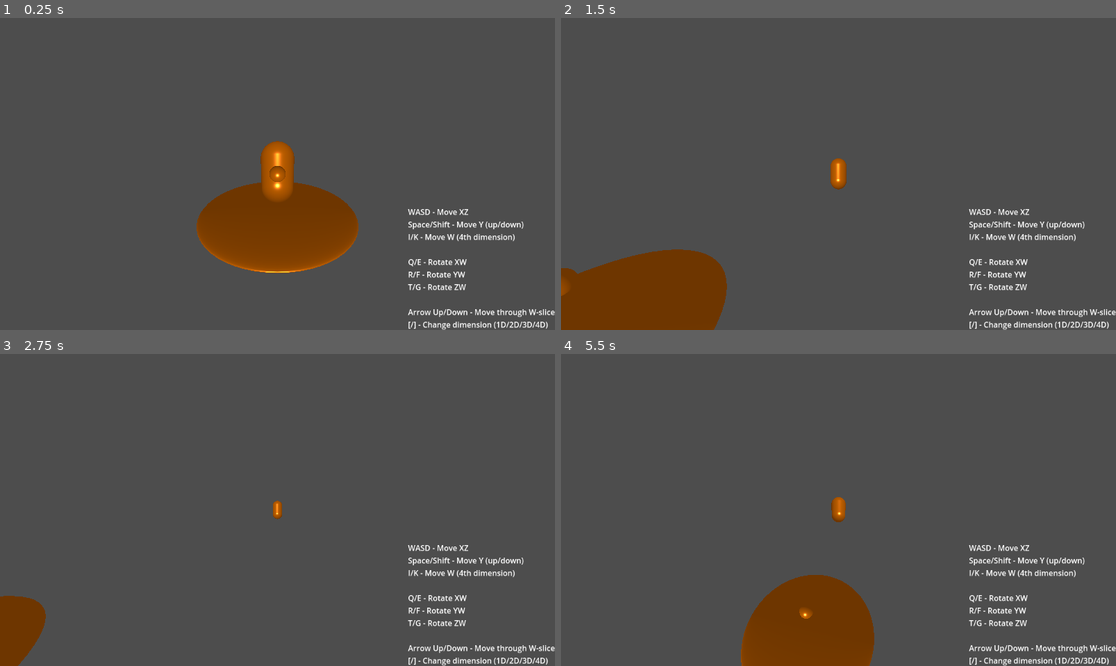
Above: before the commit, frames 1-4 (two rows, left to right).
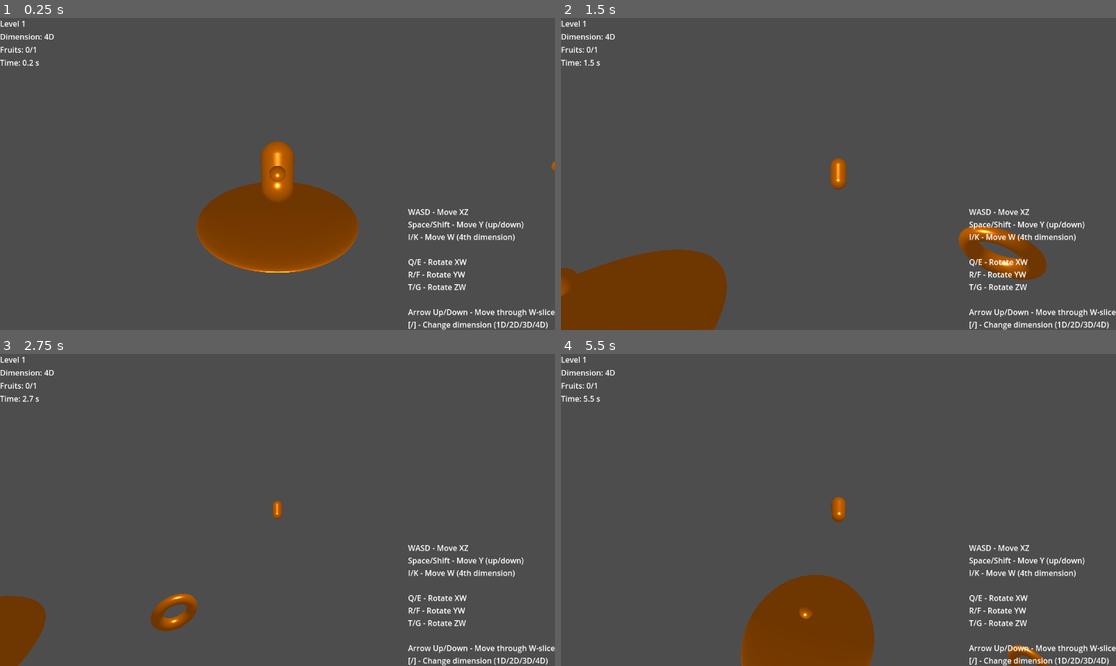
Above: after the commit, the same moments.

Repository: Iroguin/Hyperulottoukkavuus
Game: Godot game, scene res://scenes/main.tscn
The game is run twice, just before and just after one commit, with the same random seed, the same clock (stepped at 60 frames per second) and the same inputs.
Inputs:
- Up to frame 1 (0.25 s): no input
- Up to frame 2 (1.5 s): tap Enter (ui_accept) at 0.5, 0.77 s; hold D 0.53-1.28 s; hold W (forw_3d) 0.53-1.28 s; hold Down from 1.28 s (still down); tap Q at 1.35 s
- Up to frame 3 (2.75 s): tap Enter (ui_accept) at 1.52 s; release Down at 2.03 s; hold D from 2.03 s (still down); hold E from 2.03 s (still down)
- Up to frame 4 (5.5 s): release D at 2.78 s; release E at 2.78 s; hold Up 2.78-3.53 s; tap R at 2.85 s; tap Enter (ui_accept) at 3.02, 3.77, 4.25, 4.52, 5 s; hold Space 3.53-4.28 s; hold A 3.53-5.03 s; tap Shift at 4.35 s; hold Down from 5.03 s (still down); hold I from 5.03 s (still down)

The runs differ from the first frame. In frame 1, 0.3% of the frame differs, in the area x 0-100%, y 0-50%; in frame 2, 1.9%, in the area x 0-88%, y 0-84%; in frame 3, 0.9%; in frame 4, 0.5%.

Commit message:
simple gameplay loop

Diff:
--- a/scenes/dimensiona_fruit.tscn
+++ /dev/null
@@ -1,7 +0,0 @@
-[gd_scene load_steps=2 format=3 uid="uid://cyeituw3e35fm"]
-
-[ext_resource type="Script" uid="uid://dnt03okasiqj6" path="res://scripts/4d/dimensional_fruit_4d.gd" id="1_eys3u"]
-
-[node name="Dimensiona_fruit" type="Node3D"]
-script = ExtResource("1_eys3u")
-metadata/_custom_type_script = "uid://c48md6rbj6hqm"
--- /dev/null
+++ b/scenes/dimensional_fruit.tscn
@@ -0,0 +1,20 @@
+[gd_scene load_steps=5 format=3 uid="uid://cfkwef15s8ye6"]
+
+[ext_resource type="PackedScene" uid="uid://dqcrq7br8jfhl" path="res://scenes/object_4d.tscn" id="1_xf3mr"]
+[ext_resource type="Script" uid="uid://dnt03okasiqj6" path="res://scripts/4d/dimensional_fruit_4d.gd" id="2_k1e1a"]
+
+[sub_resource type="StandardMaterial3D" id="StandardMaterial3D_3wish"]
+albedo_color = Color(1, 0.84313726, 0, 1)
+metallic = 1.0
+emission_enabled = true
+emission = Color(1, 0.84313726, 0, 1)
+emission_energy_multiplier = 2.0
+
+[sub_resource type="TorusMesh" id="TorusMesh_jwl40"]
+material = SubResource("StandardMaterial3D_3wish")
+
+[node name="DimensionalFruit" instance=ExtResource("1_xf3mr")]
+script = ExtResource("2_k1e1a")
+
+[node name="MeshInstance3D" parent="." index="0"]
+mesh = SubResource("TorusMesh_jwl40")
--- /dev/null
+++ b/scenes/level_ui.tscn
@@ -0,0 +1,31 @@
+[gd_scene load_steps=2 format=3 uid="uid://chd6hcfb5m7lf"]
+
+[ext_resource type="Script" uid="uid://dufl1dsmrli75" path="res://scripts/level_ui.gd" id="1_exbfu"]
+
+[node name="LevelUI" type="CanvasLayer"]
+script = ExtResource("1_exbfu")
+
+[node name="MarginContainer" type="MarginContainer" parent="."]
+anchors_preset = 15
+anchor_right = 1.0
+anchor_bottom = 1.0
+grow_horizontal = 2
+grow_vertical = 2
+
+[node name="VBoxContainer" type="VBoxContainer" parent="MarginContainer"]
+layout_mode = 2
+
+[node name="LevelNameLabel" type="Label" parent="MarginContainer/VBoxContainer"]
+layout_mode = 2
+
+[node name="DimensionLabel" type="Label" parent="MarginContainer/VBoxContainer"]
+layout_mode = 2
+
+[node name="FruitsLabel" type="Label" parent="MarginContainer/VBoxContainer"]
+layout_mode = 2
+
+[node name="TimeLabel" type="Label" parent="MarginContainer/VBoxContainer"]
+layout_mode = 2
+
+[node name="completion" type="Label" parent="MarginContainer"]
+layout_mode = 2
--- a/scenes/main.tscn
+++ b/scenes/main.tscn
@@ -1,10 +1,13 @@
-[gd_scene load_steps=7 format=3 uid="uid://c0hmknqdflv5u"]
+[gd_scene load_steps=10 format=3 uid="uid://c0hmknqdflv5u"]
 
 [ext_resource type="Script" uid="uid://ou2lhy6du72m" path="res://scripts/4d/dimension_manager_4d.gd" id="1_0wfyh"]
 [ext_resource type="PackedScene" uid="uid://dqcrq7br8jfhl" path="res://scenes/object_4d.tscn" id="2_0wfyh"]
 [ext_resource type="PackedScene" uid="uid://cp6vuyvhc8q7" path="res://scenes/Player_4d.tscn" id="3_jyhfs"]
 [ext_resource type="Script" uid="uid://caut3exbhkfrr" path="res://scripts/tester.gd" id="3_sugp2"]
+[ext_resource type="PackedScene" uid="uid://cfkwef15s8ye6" path="res://scenes/dimensional_fruit.tscn" id="4_tefeu"]
 [ext_resource type="Script" uid="uid://b5735vw5qn6o" path="res://scripts/4d/camera_4d_follow.gd" id="5_tbgi4"]
+[ext_resource type="Script" uid="uid://co36lml6hwiel" path="res://scripts/level_manager.gd" id="7_o6xl0"]
+[ext_resource type="PackedScene" uid="uid://chd6hcfb5m7lf" path="res://scenes/level_ui.tscn" id="8_tipki"]
 
 [sub_resource type="Environment" id="Environment_jyhfs"]
 
@@ -27,6 +30,10 @@
 
 [node name="obstacle_4d" parent="objects" instance=ExtResource("2_0wfyh")]
 transform = Transform3D(10, 0, 0, 0, 1, 0, 0, 0, 10, 0, -1.322259, 0)
+
+[node name="DimensionalFruit" parent="objects" instance=ExtResource("4_tefeu")]
+transform = Transform3D(1, 0, 0, 0, 1, 0, 0, 0, 1, 10, 0, 0)
+position_4d = Vector4(10, 0, 0, 0)
 
 [node name="tester" type="Node3D" parent="."]
 script = ExtResource("3_sugp2")
@@ -52,3 +59,9 @@
 
 Arrow Up/Down - Move through W-slice
 [/] - Change dimension (1D/2D/3D/4D)"
+
+[node name="LevelManager" type="Node" parent="."]
+script = ExtResource("7_o6xl0")
+metadata/_custom_type_script = "uid://co36lml6hwiel"
+
+[node name="LevelUI" parent="." instance=ExtResource("8_tipki")]
--- a/scripts/4d/dimensional_fruit_4d.gd
+++ b/scripts/4d/dimensional_fruit_4d.gd
@@ -2,4 +2,99 @@
 extends Object4D
 class_name DimensionalFruit
 
-pass
+signal collected(by_player: Player4D)
+
+@export var required_dimension := 4  # Which dimension must player be in to collect
+@export var rotation_speed := 2.0
+@export var bob_speed := 2.0
+@export var bob_height := 0.3
+
+var is_collected := false
+var initial_y: float
+
+func _ready():
+	super._ready()
+	initial_y = position_4d.y
+
+	# Set collision radius smaller for precise collection
+	collision_radius_4d = 0.5
+
+	print("Dimensional Fruit spawned at: ", position_4d)
+	print("  Required dimension: ", required_dimension)
+
+func _process(delta):
+	if is_collected:
+		return
+
+	# Visual effects - rotate and bob
+	if mesh_instance:
+		mesh_instance.rotate_y(rotation_speed * delta)
+
+		# Bob up and down
+		var bob_offset = sin(Time.get_ticks_msec() / 1000.0 * bob_speed) * bob_height
+		position_4d.y = initial_y + bob_offset
+
+func on_collision(other: Object4D):
+	if is_collected:
+		return
+
+	# Check if it's the player
+	if not other is Player4D:
+		return
+
+	var player = other as Player4D
+
+	# Check if player is in the correct dimension
+	var current_dim = GameWorld4D.dimension_manager.current_dimension
+
+	if current_dim == required_dimension:
+		collect(player)
+	else:
+		print("Fruit requires dimension ", required_dimension, " but player is in dimension ", current_dim)
+
+func collect(player: Player4D):
+	if is_collected:
+		return
+
+	is_collected = true
+	print("Fruit collected by ", player.name)
+
+	# Visual feedback
+	play_collection_effect()
+
+	# Emit signal
+	collected.emit(player)
+
+	# Remove from world after effect
+	await get_tree().create_timer(0.5).timeout
+	queue_free()
+
+func play_collection_effect():
+	# Scale up and fade out effect
+	if mesh_instance:
+		var tween = create_tween()
+		tween.set_parallel(true)
+		tween.tween_property(mesh_instance, "scale", Vector3(2, 2, 2), 0.5)
+
+		# Optional: Add material fade if you want
+		var material = mesh_instance.get_surface_override_material(0)
+		if material and material is StandardMaterial3D:
+			tween.tween_property(material, "albedo_color:a", 0.0, 0.5)
+
+	# Play sound effect (if you have one)
+	# $AudioStreamPlayer3D.play()
+
+func set_required_dimension(dim: int):
+	required_dimension = clamp(dim, 1, 4)
+	update_visual_for_dimension()
+
+func update_visual_for_dimension():
+	# Optional: Change color based on required dimension
+	if mesh_instance:
+		var material = mesh_instance.get_surface_override_material(0)
+		if material and material is StandardMaterial3D:
+			match required_dimension:
+				1: material.albedo_color = Color.RED
+				2: material.albedo_color = Color.GREEN
+				3: material.albedo_color = Color.BLUE
+				4: material.albedo_color = Color.YELLOW
--- a/scripts/level_manager.gd
+++ b/scripts/level_manager.gd
@@ -2,4 +2,122 @@
 extends Node
 class_name LevelManager
 
-pass # THIS IS NICE TO HAVE FEATURE DONT DEVELOP
+signal level_completed(time: float, dimension_switches: int)
+signal fruit_collected
+
+@export var level_name := "Level 1"
+@export var next_level_scene: PackedScene
+
+var player: Player4D
+var fruits: Array[DimensionalFruit] = []
+var fruits_collected := 0
+var total_fruits := 0
+
+var level_start_time := 0.0
+var level_time := 0.0
+var dimension_switches := 0
+var is_level_complete := false
+
+func _ready():
+	add_to_group("level_manager")
+	print("=== Level Manager Ready ===")
+	print("Level: ", level_name)
+
+	# Find player
+	await get_tree().process_frame  # Wait one frame for everything to initialize
+	player = get_tree().get_first_node_in_group("player") as Player4D
+
+	if not player:
+		push_error("No player found! Make sure player is in 'player' group")
+		return
+
+	print("Player found: ", player.name)
+
+	# Find all fruits in the level
+	find_all_fruits()
+
+	# Connect to dimension manager to track switches
+	if GameWorld4D.dimension_manager:
+		# We'll track this manually since dimension_manager doesn't have a signal yet
+		pass
+
+	# Start timer
+	level_start_time = Time.get_ticks_msec() / 1000.0
+
+func _process(delta):
+	if is_level_complete:
+		return
+
+	# Update level time
+	level_time = (Time.get_ticks_msec() / 1000.0) - level_start_time
+
+func find_all_fruits():
+	fruits.clear()
+	fruits_collected = 0
+
+	# Find all DimensionalFruit nodes
+	for node in get_tree().get_nodes_in_group("4d_objects"):
+		if node is DimensionalFruit:
+			var fruit = node as DimensionalFruit
+			fruits.append(fruit)
+			fruit.collected.connect(_on_fruit_collected)
+
+	total_fruits = fruits.size()
+	print("Found ", total_fruits, " fruits in level")
+
+	if total_fruits == 0:
+		push_warning("No fruits found in level!")
+
+func _on_fruit_collected(by_player: Player4D):
+	fruits_collected += 1
+	fruit_collected.emit()
+
+	print("Fruits collected: ", fruits_collected, "/", total_fruits)
+
+	# Check if level is complete
+	if fruits_collected >= total_fruits:
+		complete_level()
+
+func complete_level():
+	if is_level_complete:
+		return
+
+	is_level_complete = true
+
+	print("🎉 LEVEL COMPLETE! 🎉")
+	print("  Time: ", "%.2f" % level_time, " seconds")
+	print("  Dimension Switches: ", dimension_switches)
+
+	level_completed.emit(level_time, dimension_switches)
+
+	# Show completion UI
+	show_completion_screen()
+
+func show_completion_screen():
+	# Wait a moment before showing screen
+	await get_tree().create_timer(1.0).timeout
+
+	# You can create a completion UI scene or just load next level
+	if next_level_scene:
+		load_next_level()
+	else:
+		print("No next level set. Restarting current level...")
+		await get_tree().create_timer(2.0).timeout
+		restart_level()
+
+func load_next_level():
+	print("Loading next level...")
+	await get_tree().create_timer(1.0).timeout
+	get_tree().change_scene_to_packed(next_level_scene)
+
+func restart_level():
+	get_tree().reload_current_scene()
+
+func track_dimension_switch():
+	dimension_switches += 1
+	print("Dimension switches: ", dimension_switches)
+
+func get_completion_percentage() -> float:
+	if total_fruits == 0:
+		return 0.0
+	return (float(fruits_collected) / float(total_fruits)) * 100.0
--- /dev/null
+++ b/scripts/level_ui.gd
@@ -0,0 +1,43 @@
+# res://scripts/level_ui.gd
+extends CanvasLayer
+
+@onready var level_name_label: Label = $MarginContainer/VBoxContainer/LevelNameLabel
+@onready var fruits_label: Label = $MarginContainer/VBoxContainer/FruitsLabel
+@onready var time_label: Label = $MarginContainer/VBoxContainer/TimeLabel
+@onready var dimension_label: Label = $MarginContainer/VBoxContainer/DimensionLabel
+@onready var completion: Label = $MarginContainer/completion
+
+var level_manager: LevelManager
+
+func _ready():
+	# Find level manager
+	level_manager = get_tree().get_first_node_in_group("level_manager")
+
+	if level_manager:
+		level_name_label.text = level_manager.level_name
+		level_manager.fruit_collected.connect(update_fruits)
+		level_manager.level_completed.connect(_on_level_complete)
+
+func _process(_delta):
+	if level_manager:
+		# Update fruits
+		fruits_label.text = "Fruits: %d/%d" % [level_manager.fruits_collected, level_manager.total_fruits]
+
+		# Update time
+		time_label.text = "Time: %.1f s" % level_manager.level_time
+
+	# Update dimension
+	if GameWorld4D.dimension_manager:
+		dimension_label.text = "Dimension: %dD" % GameWorld4D.dimension_manager.current_dimension
+
+func update_fruits():
+	# Already updated in _process
+	pass
+
+func _on_level_complete(time: float, switches: int):
+	# Show completion message
+	completion.text = "LEVEL COMPLETE!\nTime: %.2f s\nSwitches: %d" % [time, switches]
+	completion.horizontal_alignment = HORIZONTAL_ALIGNMENT_CENTER
+	completion.vertical_alignment = VERTICAL_ALIGNMENT_CENTER
+	completion.add_theme_font_size_override("font_size", 48)
+	add_child(completion)
--- a/scripts/player.gd
+++ b/scripts/player.gd
@@ -7,6 +7,7 @@
 
 func _ready():
 	super._ready()  # Call parent's _ready()
+	add_to_group("player")
 	print("Player4D initialized at: ", position_4d)
 
 func _process(delta):
Not shown, added: scripts/level_ui.gd.uid
